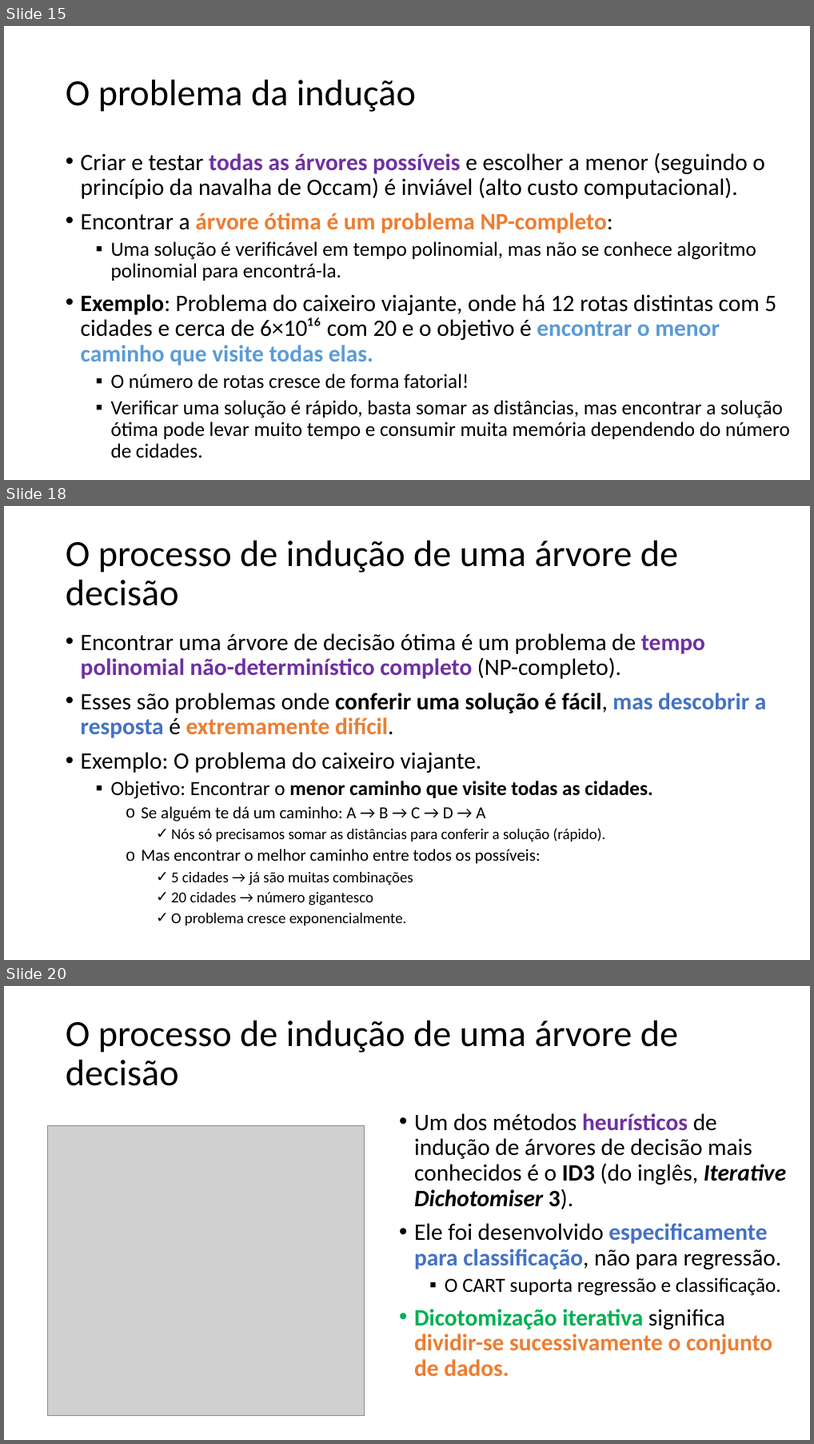
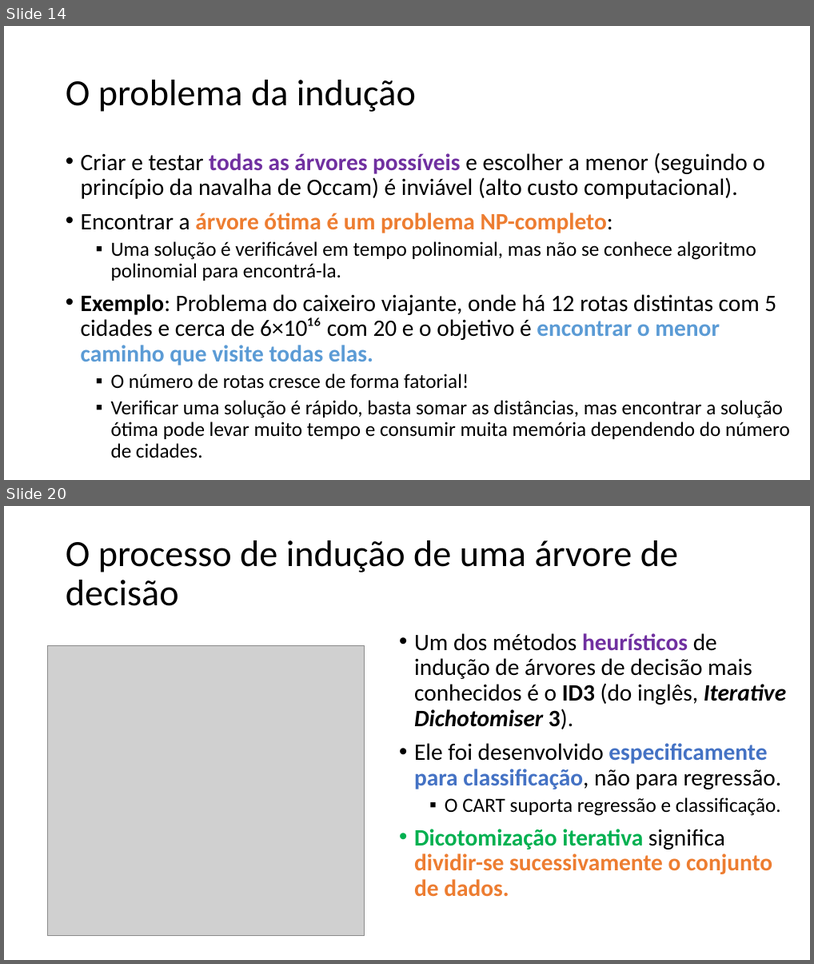
Before and after one commit to zz4fap/c24_inteligencia_artificial, a slide deck: slides/C24_Árvores_de_decisão.pptx. Shown one above the other, each under a label of ours: slides 15, 18 and 20 before the commit, slides 14 and 20 after it; the slides between them are not shown. The pictures are 814x1444 and 814x964 pixels, drawn with LibreOffice and Linux fonts; fonts in the diff are those of the drawing; grey boxes stand for pictures. Boxes give left, top, right and bottom in pixels: in the first picture for what was removed or moved away, otherwise in the second. Text is boxed around its words. In the diff, an @@ line names an element or a change of style, - is before the commit and + after.

```diff
--- a/slides/C24_Árvores_de_decisão.pptx
+++ b/slides/C24_Árvores_de_decisão.pptx
@@ slide 18 removed at bbox=[4, 506, 810, 960], background #FFFFFF @@
@@ title removed at bbox=[66, 540, 678, 606] @@
-O processo de indução de uma árvore de decisão
@@ text removed at bbox=[81, 633, 766, 925] @@
-• Encontrar uma árvore de decisão ótima é um problema de tempo polinomial não-determinístico completo (NP-completo).
-• Esses são problemas onde conferir uma solução é fácil, mas descobrir a resposta é extremamente difícil.
-• Exemplo: O problema do caixeiro viajante.
-  ▪ Objetivo: Encontrar o menor caminho que visite todas as cidades.
-    o Se alguém te dá um caminho: A → B → C → D → A
-      ✓ Nós só precisamos somar as distâncias para conferir a solução (rápido).
-    o Mas encontrar o melhor caminho entre todos os possíveis:
-      ✓ 5 cidades → já são muitas combinações
-      ✓ 20 cidades → número gigantesco
-      ✓ O problema cresce exponencialmente.
@@ what was slide 15 is now slide 14 @@
```
Also in this commit, not shown: 3 slides changed, 2 slides added, 1 other slide removed, 1 other file.
